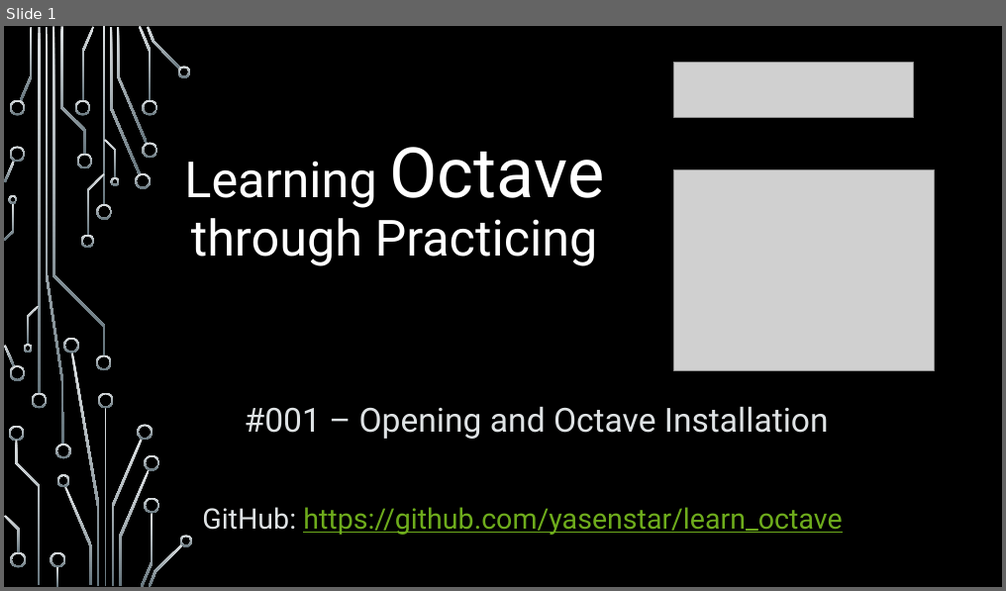
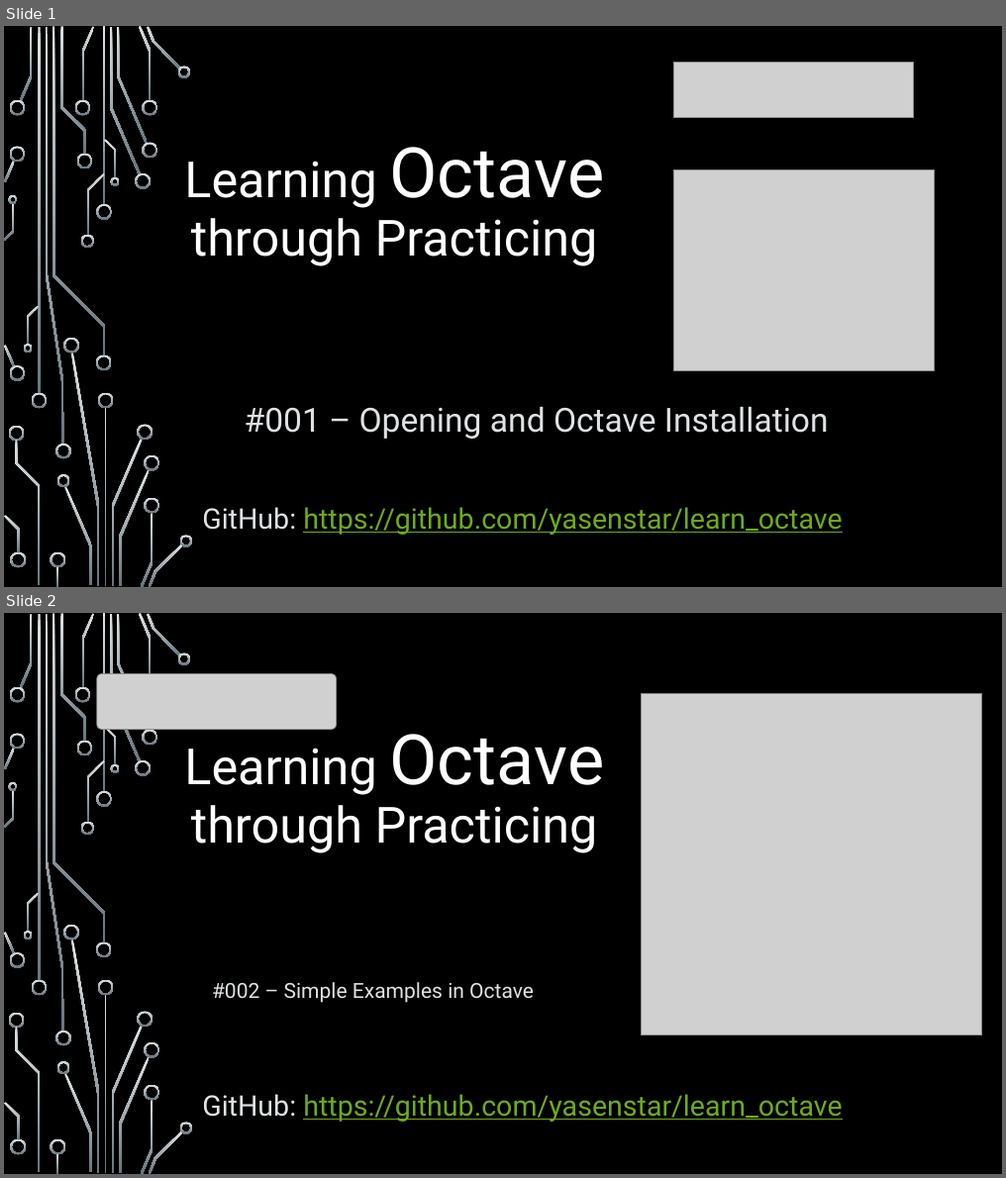
Before and after one commit to yasenstar/learn_octave, a slide deck: Learning Octave through Practicing.pptx. Shown one above the other, each under a label of ours: slide 1 before the commit, slides 1 and 2 after it. The pictures are 1006x591 and 1006x1178 pixels, drawn with LibreOffice and Linux fonts; fonts in the diff are those of the drawing; grey boxes stand for pictures; background and template pictures are left out. Boxes give left, top, right and bottom in pixels: in the first picture for what was removed or moved away, otherwise in the second. Text is boxed around its words. In the diff, an @@ line names an element or a change of style, - is before the commit and + after.

```diff
--- a/Learning Octave through Practicing.pptx
+++ b/Learning Octave through Practicing.pptx
@@ slide 2 added at [4, 613, 1002, 1174], background picture (left out); not listed: 53 template elements that a slide beside it also shows @@
@@ picture added at [97, 673, 337, 729] @@
@@ picture added at [642, 693, 982, 1035] @@
@@ title added at [184, 734, 605, 854], 48 pt, text #FFFFFF @@
+Learning Octave through Practicing
@@ subtitle added at [212, 982, 534, 1003], 20 pt, text #DFE3E5 @@
+#002 – Simple Examples in Octave
@@ text added at [202, 1094, 842, 1122], 27.2 pt, text #6EAC1C, underline @@
+GitHub: https://github.com/yasenstar/learn_octave
```
Also in this commit, not shown: 4 other files.
